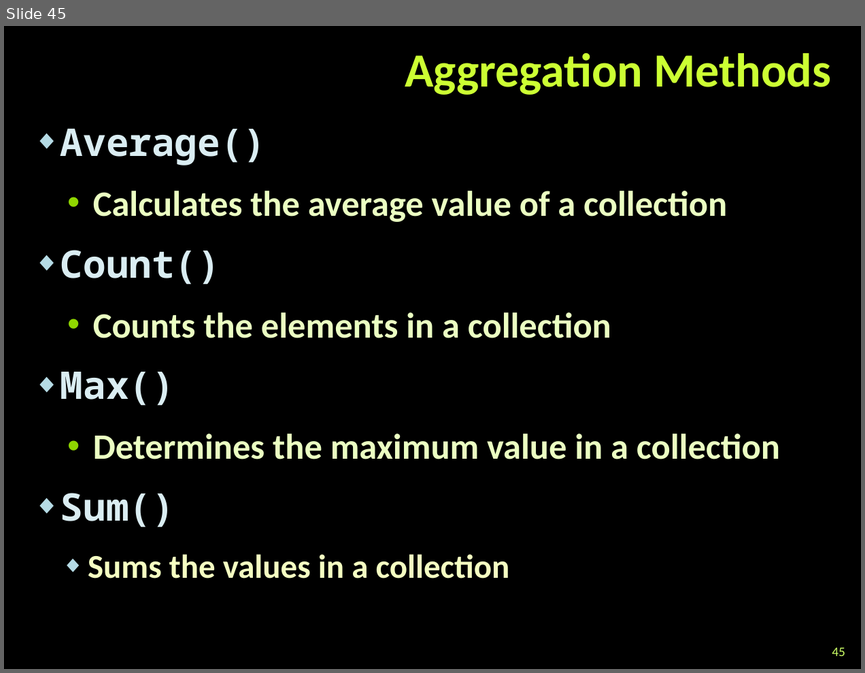
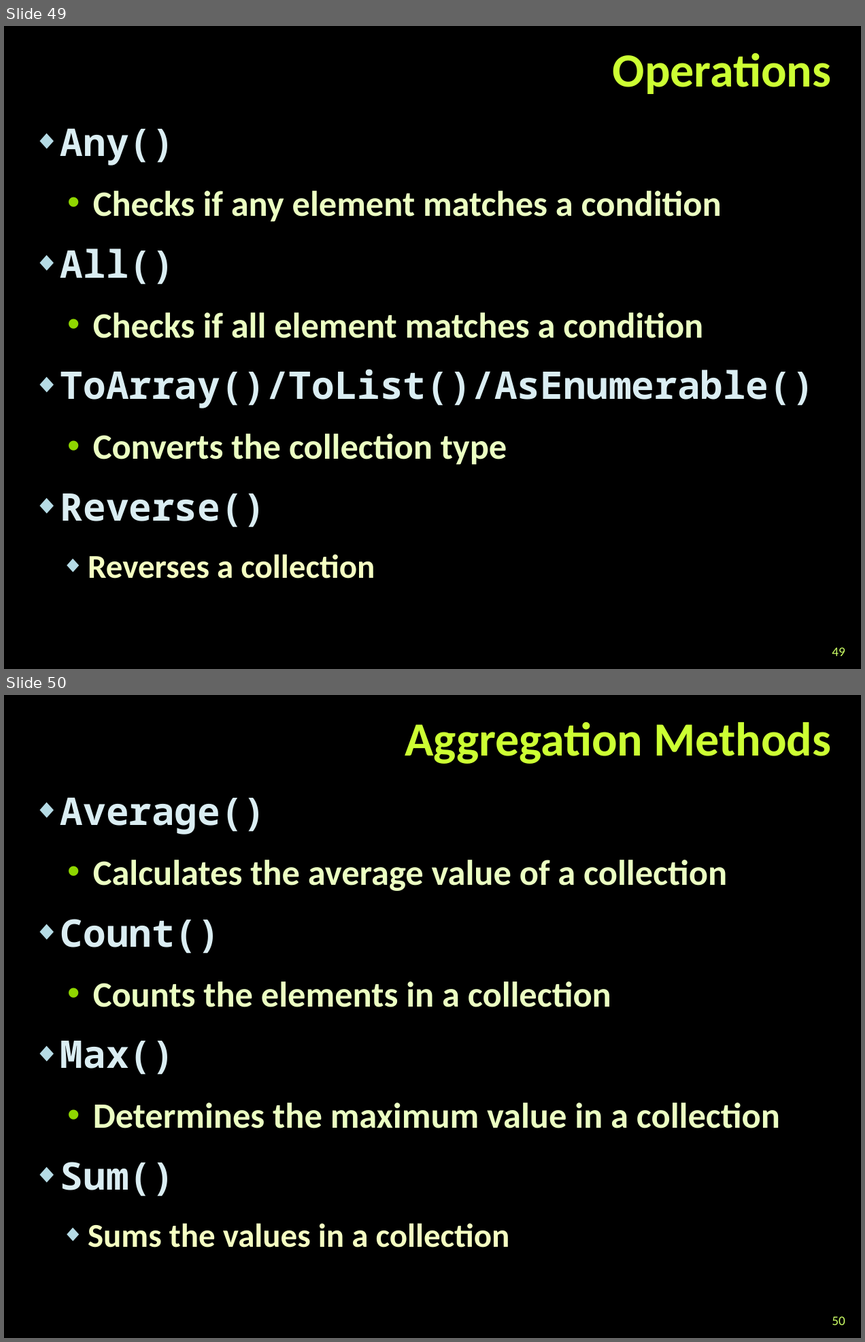
Before and after one commit to miroslavavramov/TelerikAcademy, a slide deck: CSharpOOP/17.ExtensionsDelegatesLambdaLINQ/Extension-Methods-Delegates-Lambda-LINQ.pptx. Shown one above the other, each under a label of ours: slide 45 before the commit, slides 49 and 50 after it. The pictures are 865x673 and 865x1342 pixels, drawn with LibreOffice and Linux fonts; fonts in the diff are those of the drawing; background and template pictures are left out. Boxes give left, top, right and bottom in pixels: in the first picture for what was removed or moved away, otherwise in the second. Text is boxed around its words. In the diff, an @@ line names an element or a change of style, - is before the commit and + after.

```diff
--- a/CSharpOOP/17.ExtensionsDelegatesLambdaLINQ/Extension-Methods-Delegates-Lambda-LINQ.pptx
+++ b/CSharpOOP/17.ExtensionsDelegatesLambdaLINQ/Extension-Methods-Delegates-Lambda-LINQ.pptx
@@ slide 49 added at [4, 26, 861, 669], background picture (left out) @@
@@ title added at [613, 53, 831, 94], 40 pt, text #CCFF33, bold @@
+Operations
@@ text added at [60, 129, 815, 578], 30 pt, text #EBFFC2, bold @@
+◆ Any()
+  • Checks if any element matches a condition
+◆ All()
+  • Checks if all element matches a condition
+◆ ToArray()/ToList()/AsEnumerable()
+  • Converts the collection type
+◆ Reverse()
+    ◆ Reverses a collection
@@ page number added at [832, 647, 844, 656], 11 pt, text #CCFF66 @@
+49
@@ what was slide 45 is now slide 50 @@
@@ page number at [832, 1316, 844, 1325]: text changed @@
-45
+50
```
Also in this commit, not shown: 2 slides changed, 11 other slides added, 10 other files.
